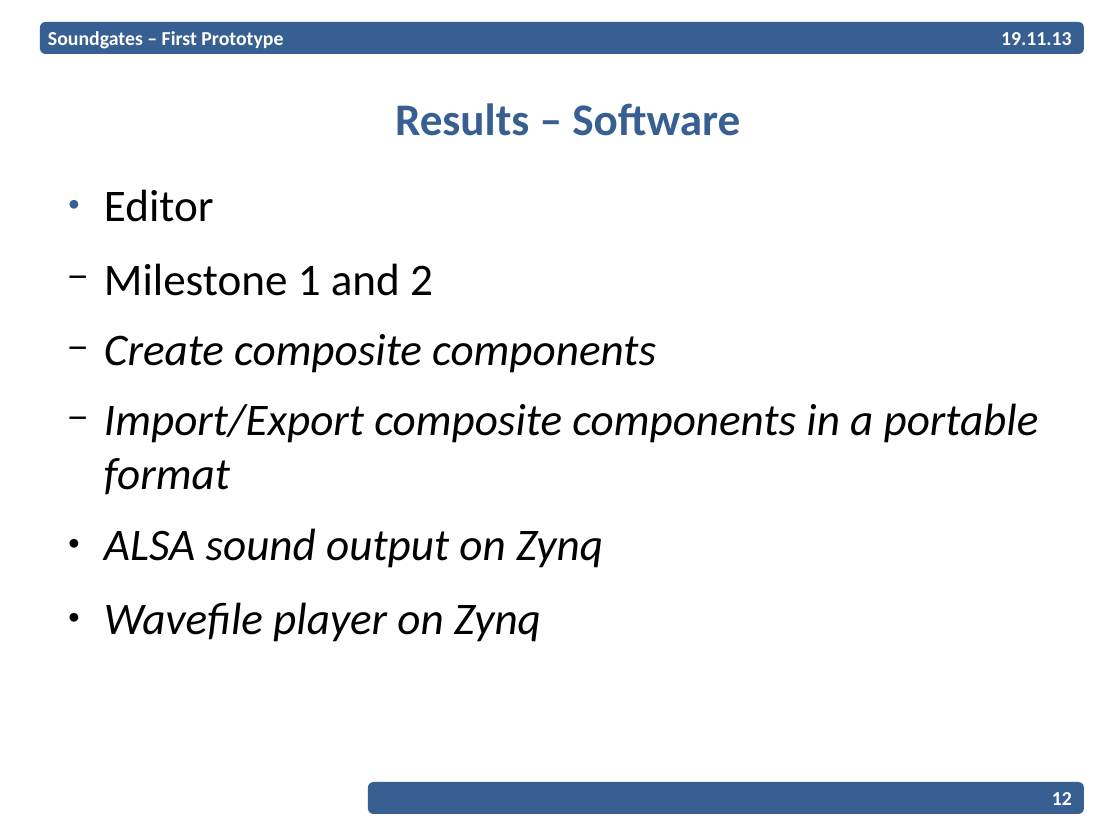
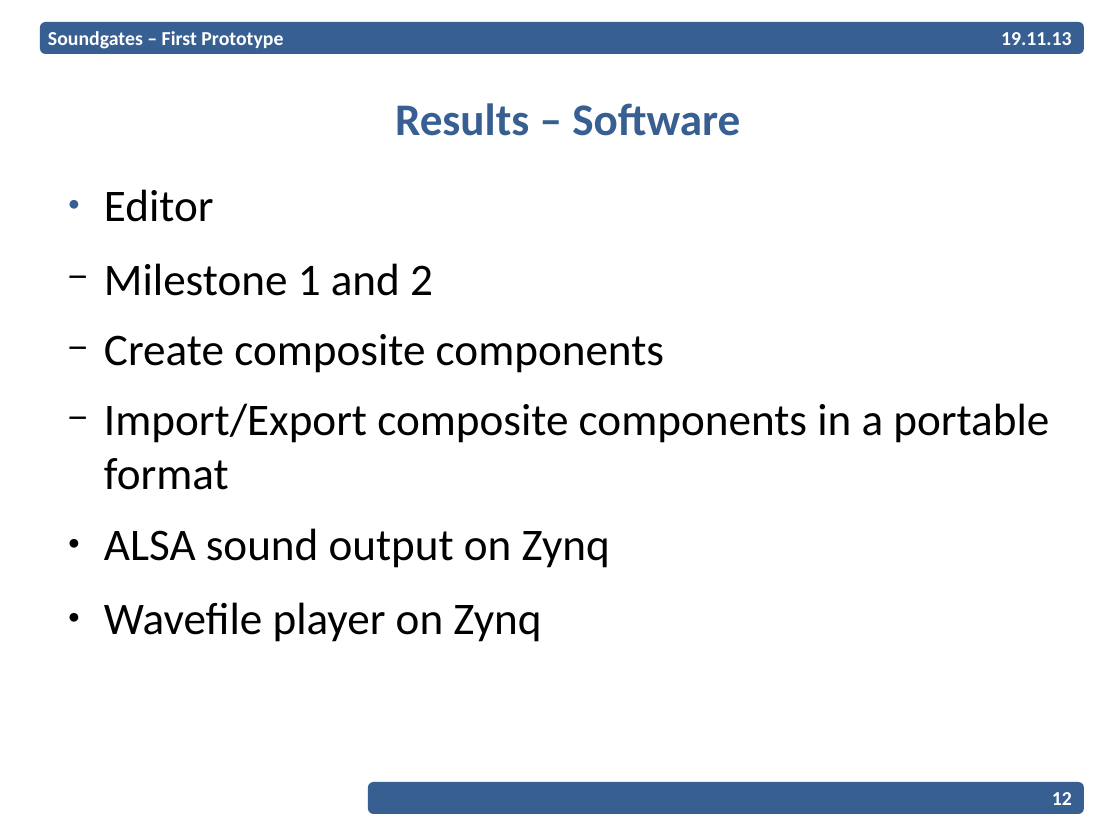
Before and after one commit to EPiCS/soundgates, a slide deck: slide 12 of documents/milestone1-2-presentation/Presentation.odp. Drawn at 1120x840 pixels with LibreOffice and Linux fonts; fonts in the diff are those of the drawing; background and template pictures are left out. Boxes give left, top, right and bottom in pixels: in the first picture for what was removed or moved away, otherwise in the second. Text is boxed around its words. In the diff, an @@ line names an element or a change of style, - is before the commit and + after.

```diff
--- a/documents/milestone1-2-presentation/Presentation.odp
+++ b/documents/milestone1-2-presentation/Presentation.odp
@@ text at (104,334,1049,642): italic off in "Create composite components", "Import/Export composite components in a portable format", "ALSA sound output on Zynq", "Wavefile player on Zynq" @@
```
Also in this commit, not shown: 8 other slides changed, 1 slide added.
